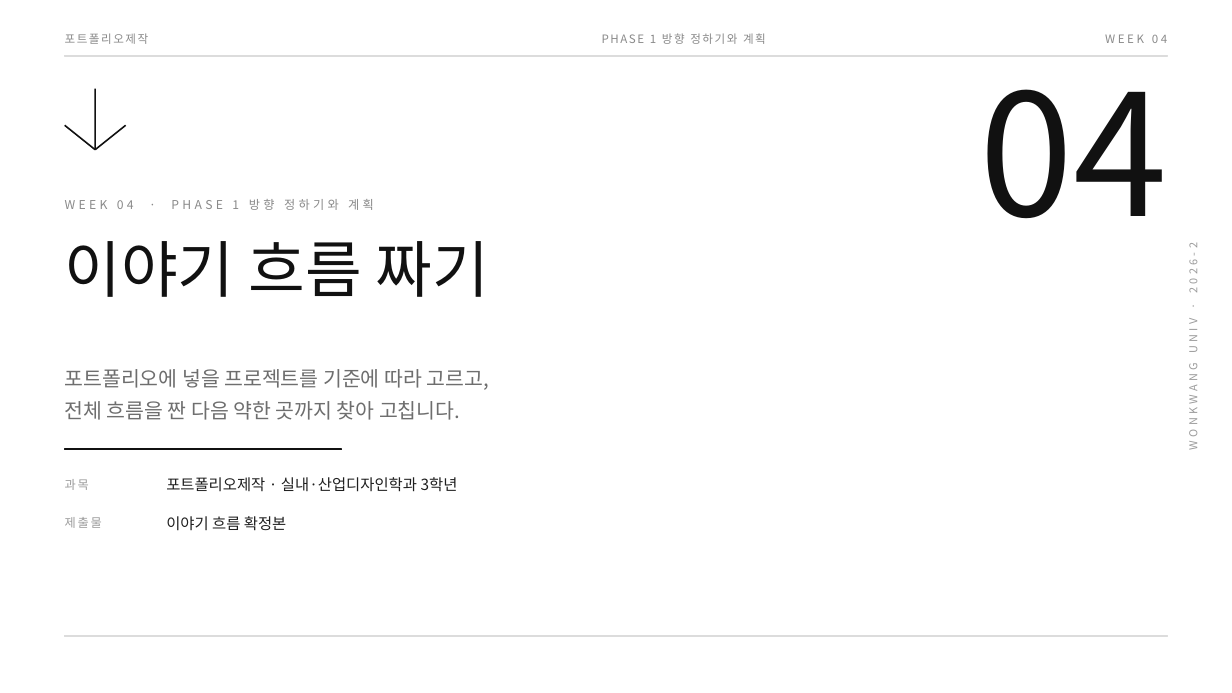
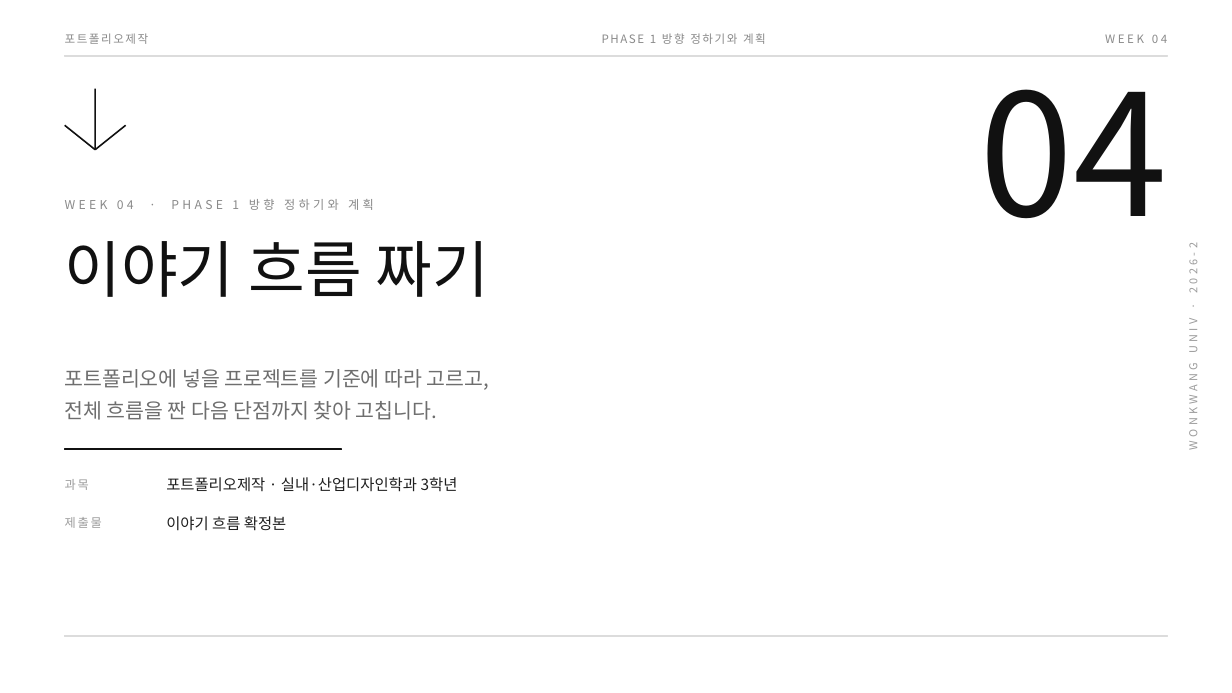
Before and after one commit to design-eng/MIN.D, a slide deck: slide 1 of dist/weeks-포트폴리오제작/포트폴리오제작_04주차_이야기흐름짜기.pptx. Drawn at 1232x693 pixels with LibreOffice and Linux fonts; fonts in the diff are those of the drawing. Boxes give left, top, right and bottom in pixels: in the first picture for what was removed or moved away, otherwise in the second. Text is boxed around its words. In the diff, an @@ line names an element or a change of style, - is before the commit and + after.

```diff
--- a/dist/weeks-포트폴리오제작/포트폴리오제작_04주차_이야기흐름짜기.pptx
+++ b/dist/weeks-포트폴리오제작/포트폴리오제작_04주차_이야기흐름짜기.pptx
@@ text at (65, 401, 437, 420): text changed @@
-전체 흐름을 짠 다음 약한 곳까지 찾아 고칩니다.
+전체 흐름을 짠 다음 단점까지 찾아 고칩니다.
```
Also in this commit, not shown: 4 other slides changed, 12 other files.
